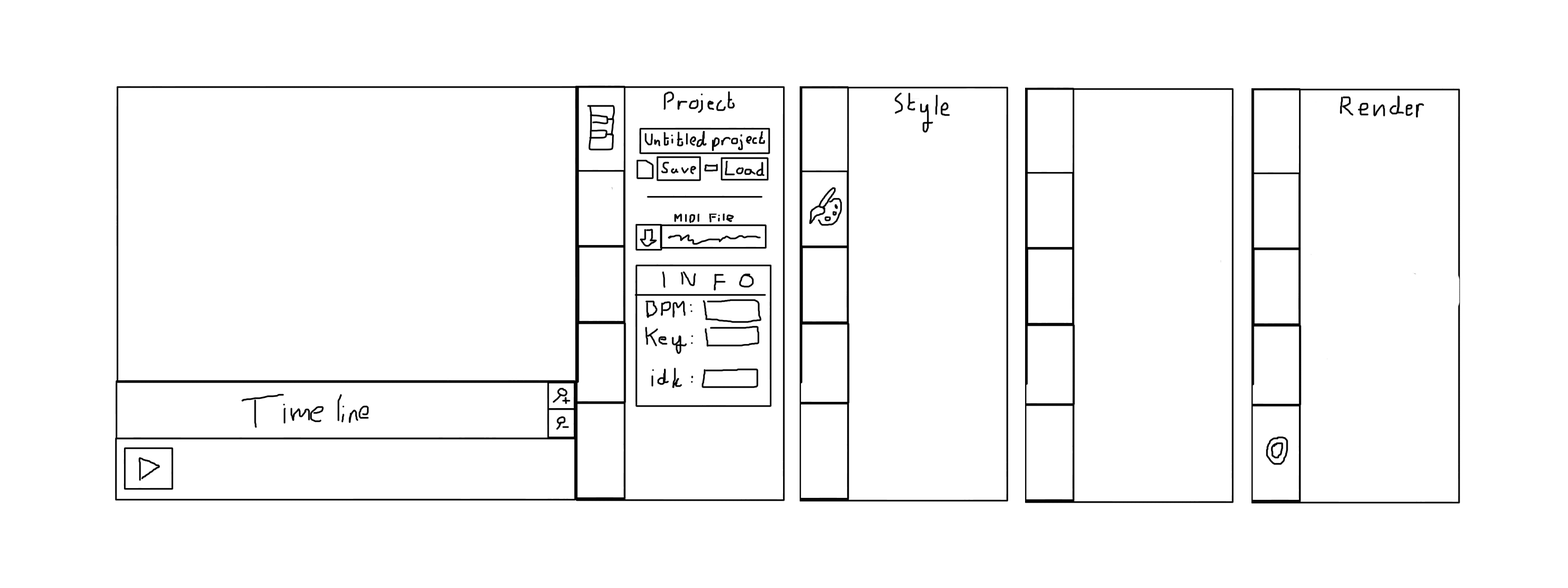
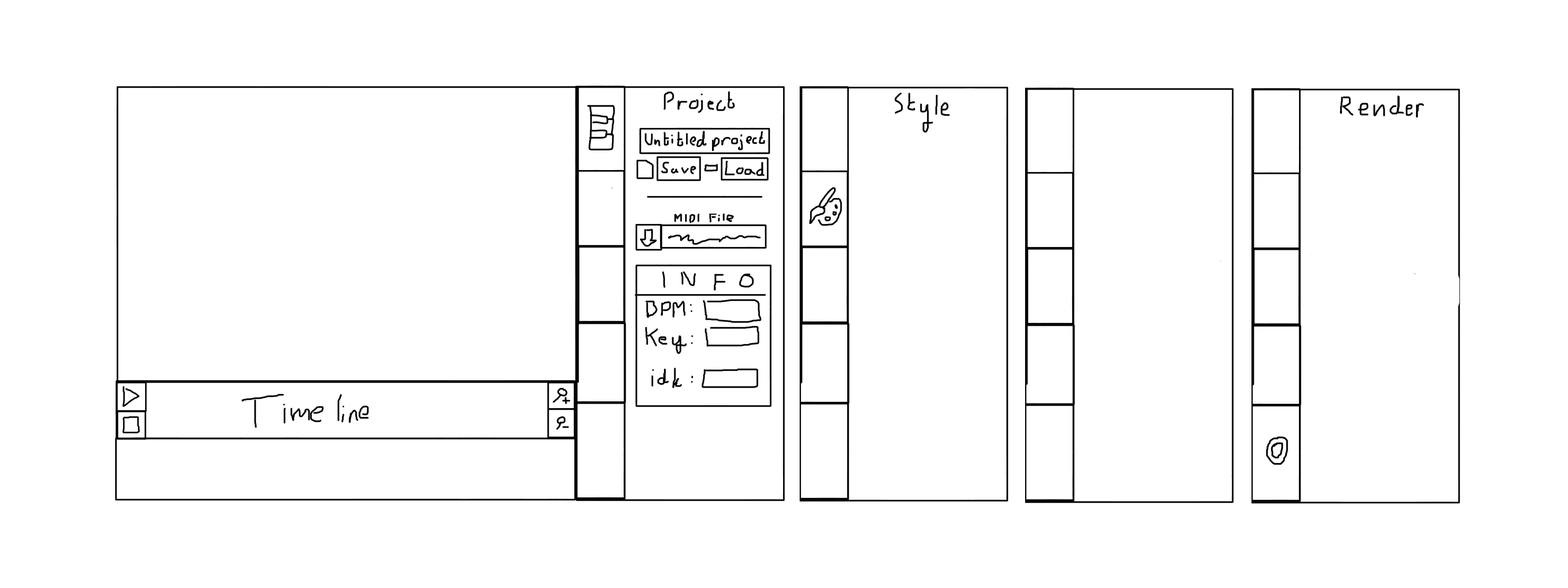
Layer changes from the first (1568, 588) image to the second:
painted on "Layer 1 Merged" over left=116, top=382, right=174, bottom=490
